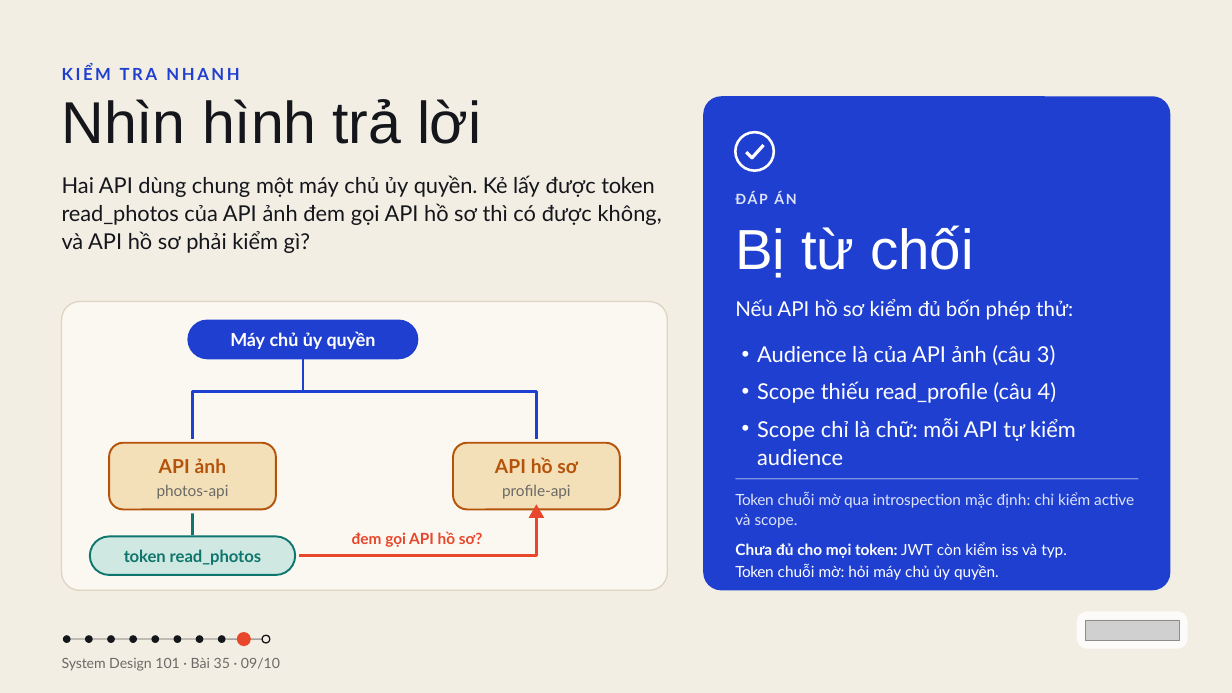
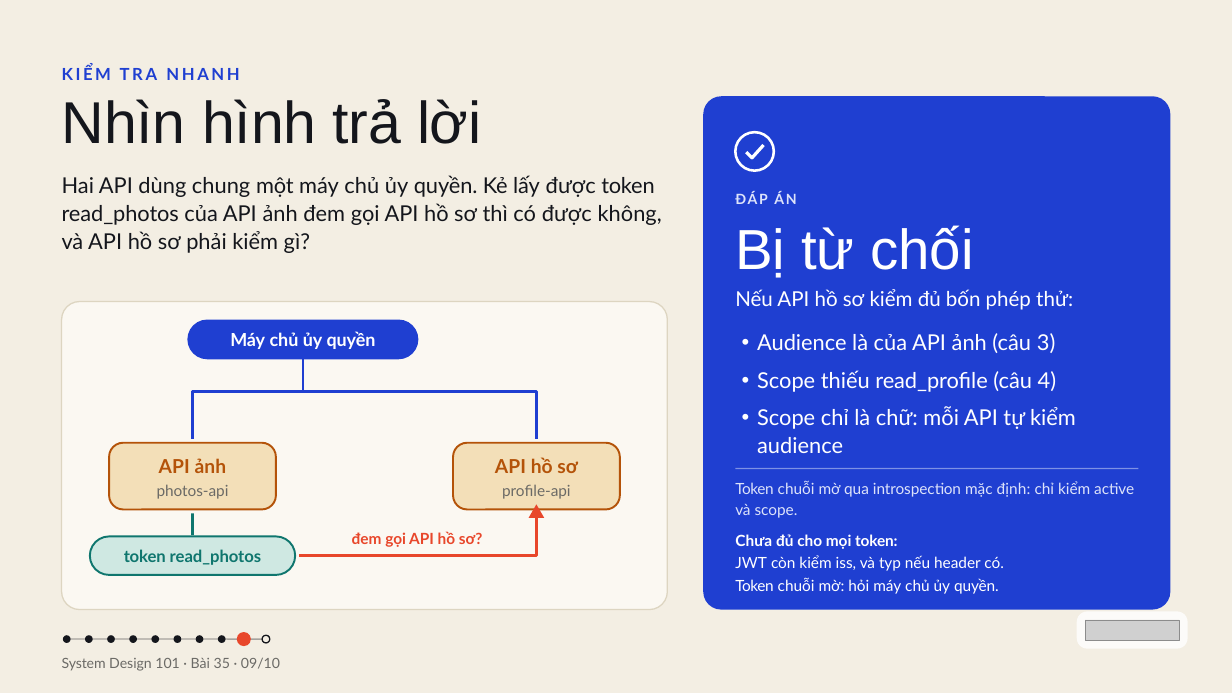
Before and after one commit to vohoailinh90/tool-marketing-studio, a slide deck: slide 9 of system-design-101/vi/lessons/sd-14-035/slides/sd-14-035.pptx. Drawn at 1232x693 pixels with LibreOffice and Linux fonts; fonts in the diff are those of the drawing; grey boxes stand for pictures. Boxes give left, top, right and bottom in pixels: in the first picture for what was removed or moved away, otherwise in the second. Text is boxed around its words. In the diff, an @@ line names an element or a change of style, - is before the commit and + after.

```diff
--- a/system-design-101/vi/lessons/sd-14-035/slides/sd-14-035.pptx
+++ b/system-design-101/vi/lessons/sd-14-035/slides/sd-14-035.pptx
@@ rounded rectangle: place and size @@
-rounded rectangle at (703, 96, 1170, 590)
+rounded rectangle at (703, 96, 1170, 609)
@@ rounded rectangle: place and size @@
-rounded rectangle at (62, 302, 667, 591)
+rounded rectangle at (62, 302, 667, 610)
@@ rounded rectangle at (62, 302, 667, 610): proportions changed @@
@@ 3 texts, 1 line: place and size @@
-3 texts, 1 line at (735, 299, 1138, 528)
+3 texts, 1 line at (735, 289, 1138, 518)
@@ text at (735, 534, 1004, 571): text changed @@
-Chưa đủ cho mọi token: JWT còn kiểm iss và typ.
+Chưa đủ cho mọi token:
+JWT còn kiểm iss, và typ nếu header có.
@@ text "Chưa đủ cho mọi token:": place and size @@
-text "Chưa đủ cho mọi token:" at (735, 542, 1067, 580)
+text "Chưa đủ cho mọi token:" at (735, 534, 1004, 594)
```
Also in this commit, not shown: 2 other slides changed.
